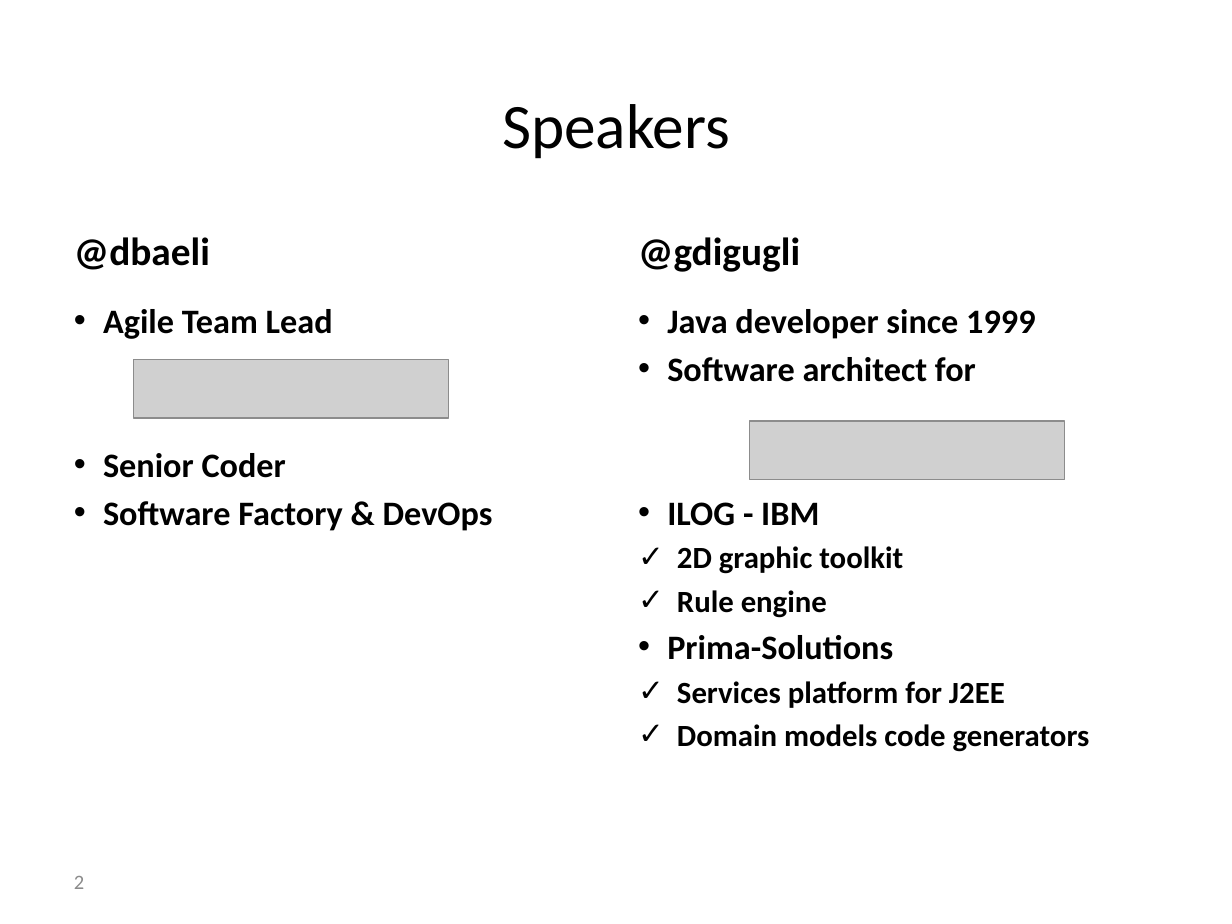
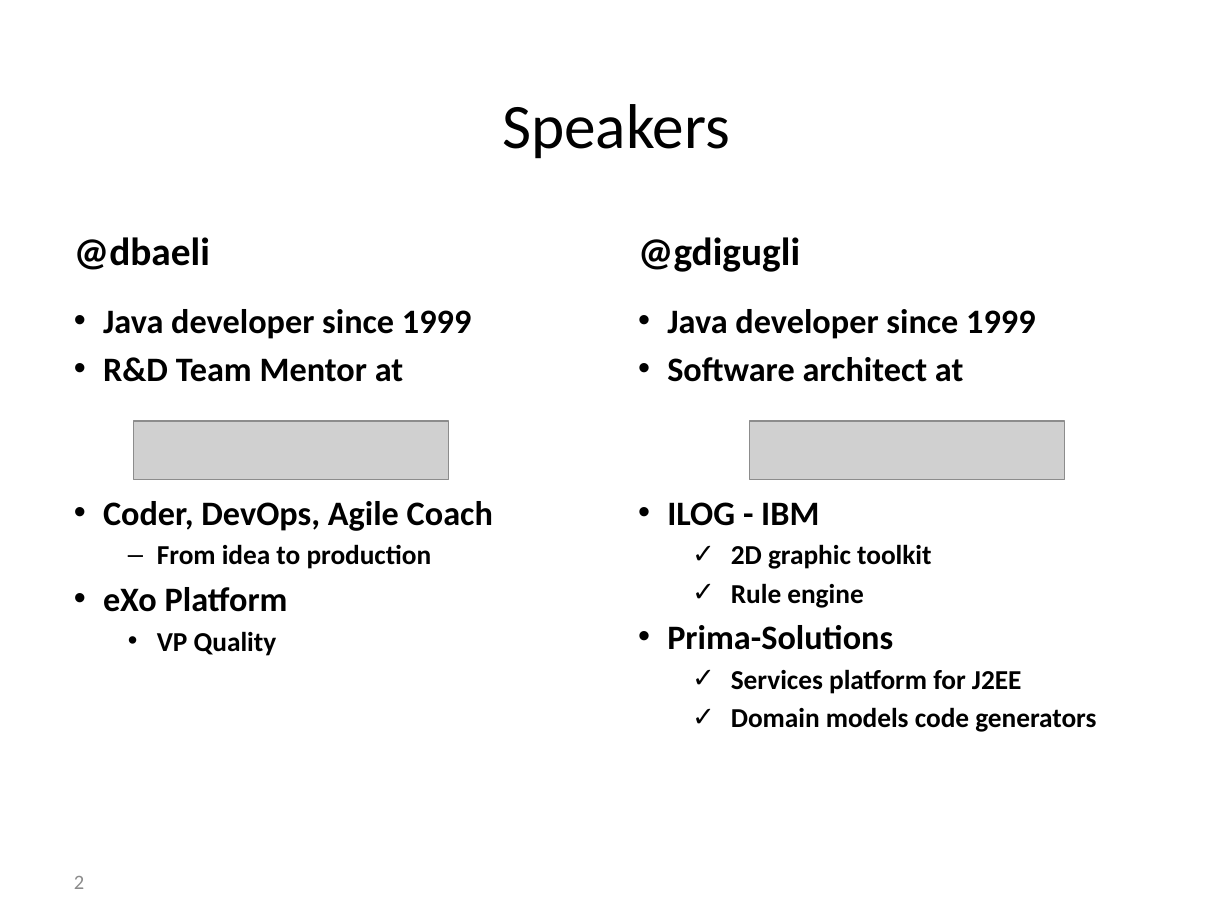
Before and after one commit to dbaeli/ez18n, a slide deck: slide 2 of ez18n-slides/javaone-2012/ez18n_javaone2012.pptx. Drawn at 1232x924 pixels with LibreOffice and Linux fonts; fonts in the diff are those of the drawing; grey boxes stand for pictures; background and template pictures are left out. Boxes give left, top, right and bottom in pixels: in the first picture for what was removed or moved away, otherwise in the second. Text is boxed around its words. In the diff, an @@ line names an element or a change of style, - is before the commit and + after.

```diff
--- a/ez18n-slides/javaone-2012/ez18n_javaone2012.pptx
+++ b/ez18n-slides/javaone-2012/ez18n_javaone2012.pptx
@@ text at [103, 309, 493, 656]: text changed @@
-• Agile Team Lead
-• Senior Coder
-• Software Factory & DevOps
+• Java developer since 1999
+• R&D Team Mentor at
+• Coder, DevOps, Agile Coach
+  – From idea to production
+• eXo Platform
+    • VP Quality
@@ text at [667, 357, 963, 382]: text changed @@
-• Software architect for
+• Software architect at
@@ picture: place and size @@
-picture at [133, 360, 448, 419]
+picture at [133, 421, 448, 480]
@@ text at [731, 544, 1096, 732]: size 18 to 16 pt in "2D graphic toolkit", "Rule engine", "Services platform for J2EE", "Domain models code generators"; list level 2 to 3 in "2D graphic toolkit"; list level 2 to 3 in "Rule engine"; list level 2 to 3 in "Services platform for J2EE"; list level 2 to 3 in "Domain models code generators" @@
```
Also in this commit, not shown: 17 other slides changed, 5 slides added, 7 slides removed.
